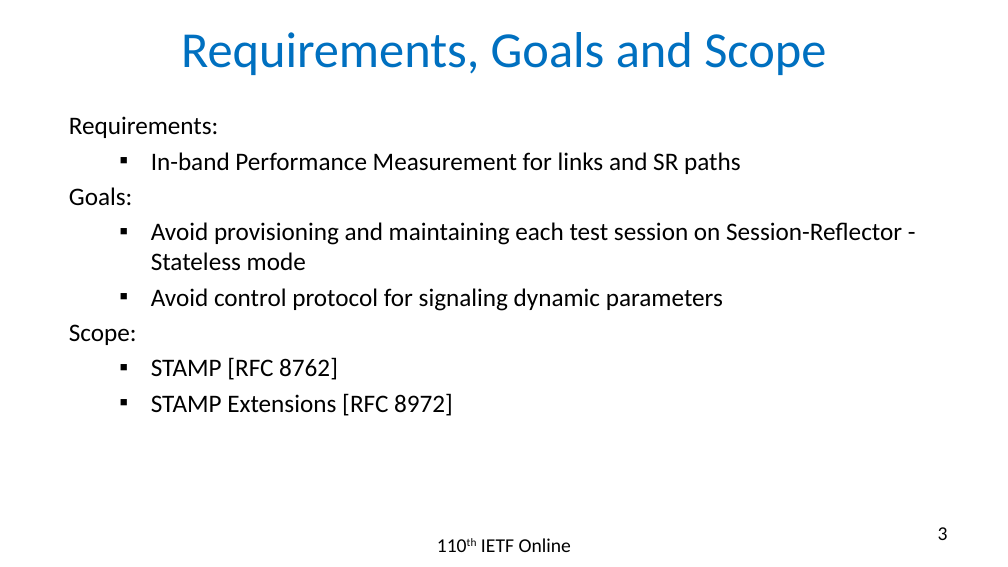
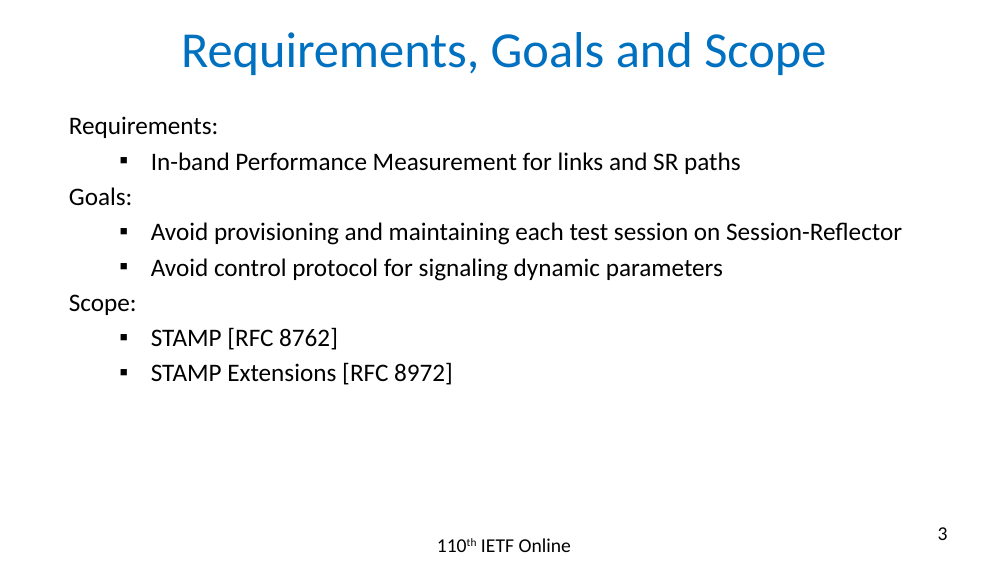
Before and after one commit to rakgandhi/ietf-slides, a slide deck: slide 3 of draft-gandhi-ippm-stamp-srpm-02.pptx. Drawn at 1008x567 pixels with LibreOffice and Linux fonts; fonts in the diff are those of the drawing. Boxes give left, top, right and bottom in pixels: in the first picture for what was removed or moved away, otherwise in the second. Text is boxed around its words. In the diff, an @@ line names an element or a change of style, - is before the commit and + after.

```diff
--- a/draft-gandhi-ippm-stamp-srpm-02.pptx
+++ b/draft-gandhi-ippm-stamp-srpm-02.pptx
@@ text at box(151, 222, 902, 245): text changed @@
-  ▪ Avoid provisioning and maintaining each test session on Session-Reflector - Stateless mode
+  ▪ Avoid provisioning and maintaining each test session on Session-Reflector
```
Also in this commit, not shown: 3 other slides changed, 3 other files.
